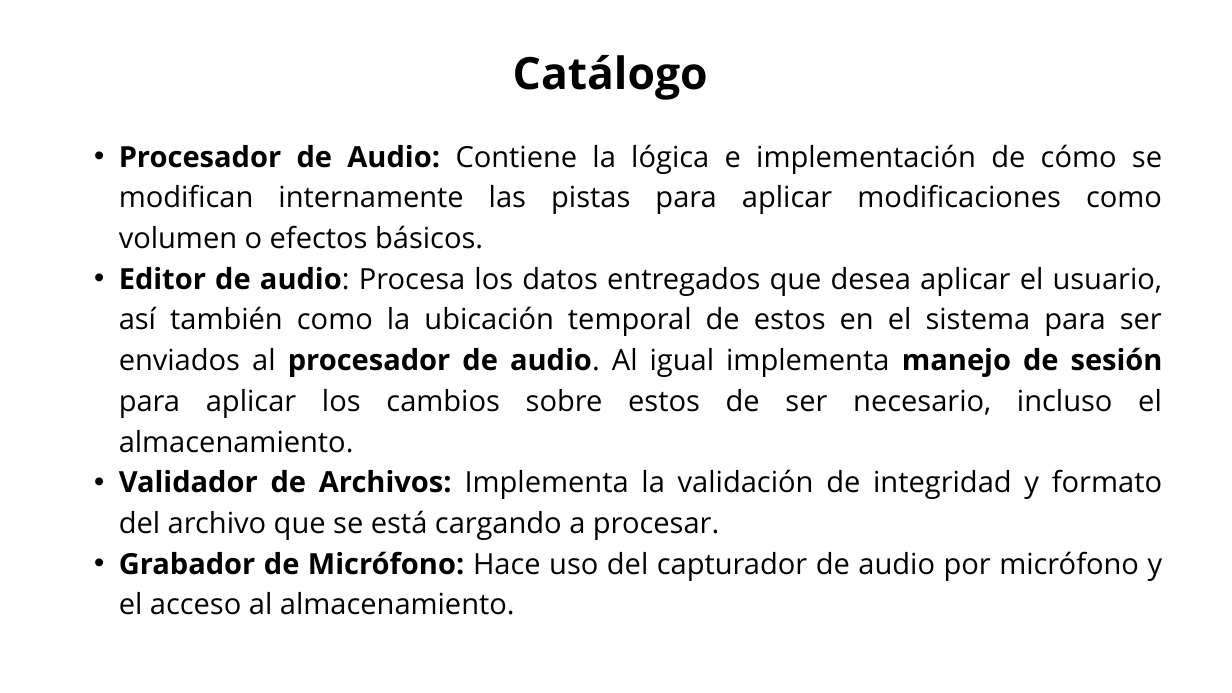
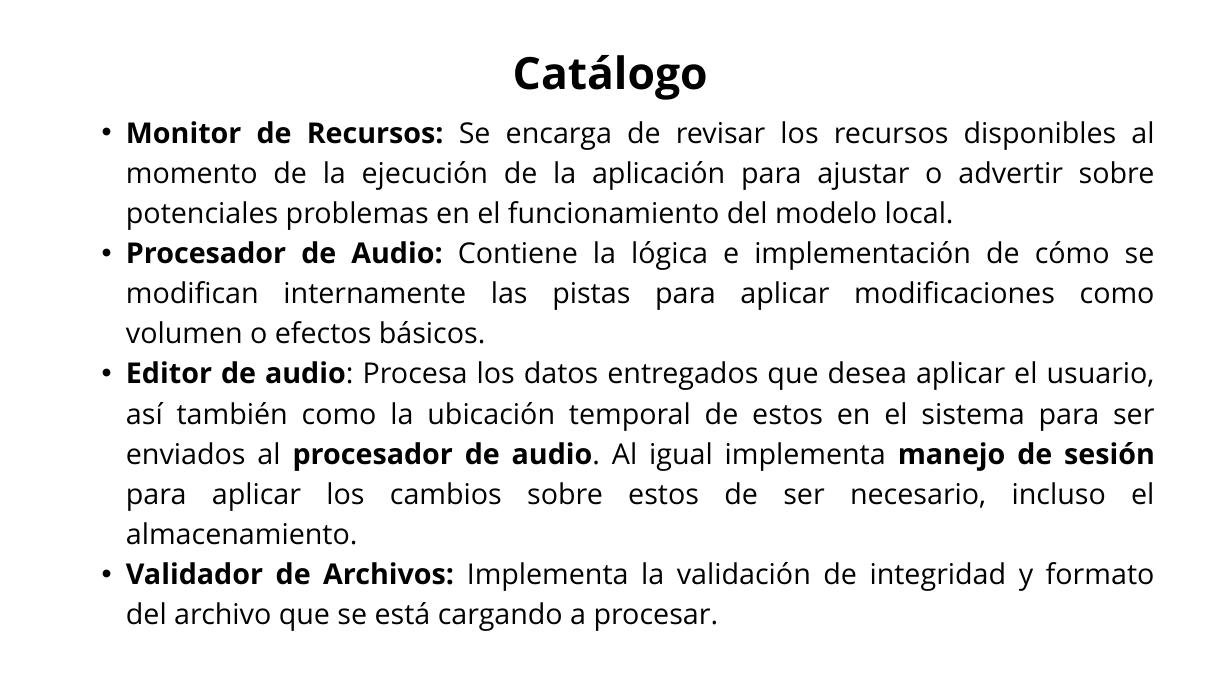
Before and after one commit to Jucer74/SoftwareArchitecture, a slide deck: slide 13 of Project/Views/SistemaSeparacionAudio.views.pptx. Drawn at 1232x693 pixels with LibreOffice and Linux fonts; fonts in the diff are those of the drawing. Boxes give left, top, right and bottom in pixels: in the first picture for what was removed or moved away, otherwise in the second. Text is boxed around its words. In the diff, an @@ line names an element or a change of style, - is before the commit and + after.

```diff
--- a/Project/Views/SistemaSeparacionAudio.views.pptx
+++ b/Project/Views/SistemaSeparacionAudio.views.pptx
@@ text "Monitor de Recursos: Se encarga ..." moved from (x1=119, y1=144, x2=1163, y2=615) to (x1=126, y1=121, x2=1155, y2=631) @@
@@ text at (x1=126, y1=121, x2=1155, y2=230): paragraph added @@
+  • Monitor de Recursos: Se encarga de revisar los recursos disponibles al momento de la ejecución de la aplicación para ajustar o advertir sobre potenciales problemas en el funcionamiento del modelo local.
@@ text at (x1=126, y1=241, x2=1155, y2=631): size 34 to 33.5 pt in "Procesador de Audio: Contiene la lógica e ...", "Editor de audio: Procesa los datos entregados ...", "Validador de Archivos: Implementa la validación de ..."; indent changed; line spacing 47.6pt to 46.9pt @@
@@ text at (x1=119, y1=551, x2=1163, y2=615): paragraph removed @@
-  • Grabador de Micrófono: Hace uso del capturador de audio por micrófono y el acceso al almacenamiento.
```
Also in this commit, not shown: 11 other slides changed.
